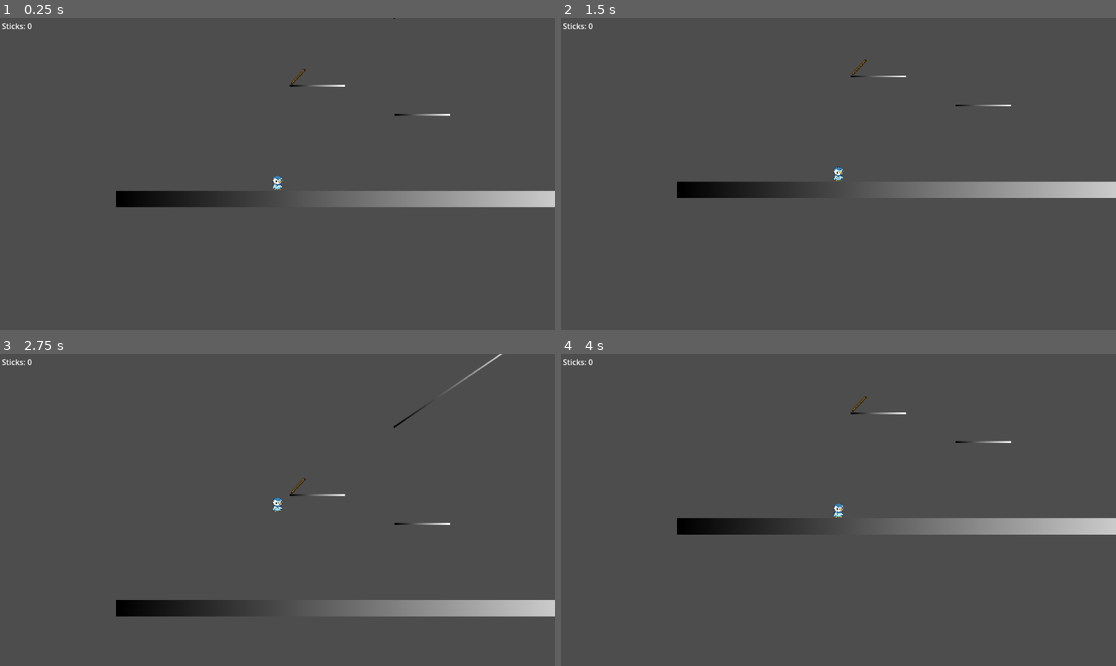
Above: before the commit, frames 1-4 (two rows, left to right).
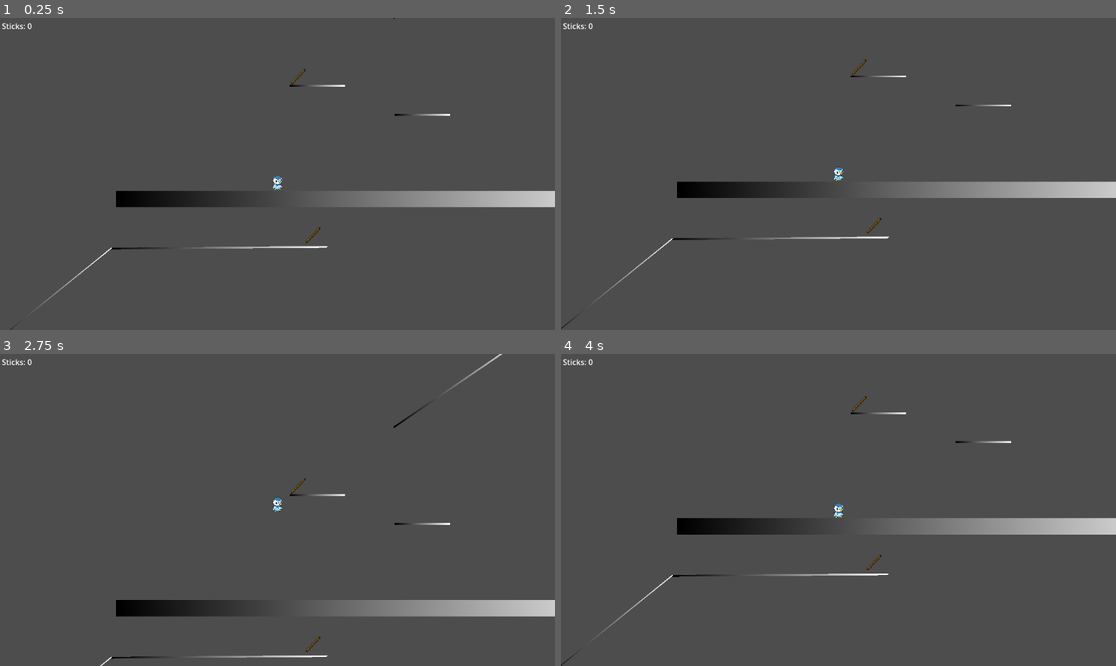
Above: after the commit, the same moments.

Repository: Hiweeeeee/ResourceGame
Game: Godot game, scene res://scenes/game.tscn
Same seed, same stepped clock (60 frames per second), same inputs: the game is played once before the commit and once after it.
Inputs:
- Up to frame 1 (0.25 s): no input
- Up to frame 2 (1.5 s): no input
- Up to frame 3 (2.75 s): tap Enter at 2 s
- Up to frame 4 (4 s): no input

The runs differ from the first frame. In frame 1, 0.3% of the frame differs, in the area x 1-60%, y 67-100%; in frame 2, 0.3%, in the area x 0-60%, y 64-100%; in frame 3, 0.2%; in frame 4, 0.3%.

Commit message:
I added a campfire but couldn't get the animation right

Diff:
--- /dev/null
+++ b/resourcegame/animated_sprite_2d.gd
@@ -0,0 +1,14 @@
+extends AnimatedSprite2D
+
+func _ready():
+	# Assuming the sprite's texture is already set and has a known height
+	# Adjust offset to move the pivot to the bottom
+	var sprite_height = texture.get_height()
+	offset.y = sprite_height / 2 # Or -sprite_height / 2 depending on desired behavior
+
+func _process(delta):
+	# Example: Scale based on a variable (e.g., player health)
+	# This assumes 'current_health' and 'max_health' are defined elsewhere
+	# var scale_factor = float(current_health) / max_health
+	# scale.y = scale_factor
+	pass
--- /dev/null
+++ b/resourcegame/scenes/campfire.tscn
@@ -0,0 +1,90 @@
+[gd_scene load_steps=13 format=3 uid="uid://ddafftncvtags"]
+
+[ext_resource type="Texture2D" uid="uid://bd0lq3ghwmxw7" path="res://sprites/campfires.jpg" id="1_54scn"]
+[ext_resource type="Script" uid="uid://7pw2dqumrcf3" path="res://animated_sprite_2d.gd" id="2_yfrnb"]
+
+[sub_resource type="AtlasTexture" id="AtlasTexture_8pk5p"]
+atlas = ExtResource("1_54scn")
+region = Rect2(119, 75, 200, 192)
+
+[sub_resource type="AtlasTexture" id="AtlasTexture_m6xh0"]
+atlas = ExtResource("1_54scn")
+region = Rect2(400, 75, 200, 192)
+
+[sub_resource type="AtlasTexture" id="AtlasTexture_1v5ef"]
+atlas = ExtResource("1_54scn")
+region = Rect2(678, 75, 200, 192)
+
+[sub_resource type="AtlasTexture" id="AtlasTexture_63vhv"]
+atlas = ExtResource("1_54scn")
+region = Rect2(119, 353, 200, 210)
+
+[sub_resource type="AtlasTexture" id="AtlasTexture_w2pjx"]
+atlas = ExtResource("1_54scn")
+region = Rect2(399, 354, 200, 210)
+
+[sub_resource type="AtlasTexture" id="AtlasTexture_te7ig"]
+atlas = ExtResource("1_54scn")
+region = Rect2(678, 282, 200, 280)
+
+[sub_resource type="AtlasTexture" id="AtlasTexture_0f1eb"]
+atlas = ExtResource("1_54scn")
+region = Rect2(120, 640, 200, 277)
+
+[sub_resource type="AtlasTexture" id="AtlasTexture_sbayf"]
+atlas = ExtResource("1_54scn")
+region = Rect2(399, 640, 200, 277)
+
+[sub_resource type="AtlasTexture" id="AtlasTexture_73d8c"]
+atlas = ExtResource("1_54scn")
+region = Rect2(678, 635, 200, 280)
+
+[sub_resource type="SpriteFrames" id="SpriteFrames_tdo0i"]
+animations = [{
+"frames": [{
+"duration": 1.0,
+"texture": SubResource("AtlasTexture_8pk5p")
+}, {
+"duration": 1.0,
+"texture": SubResource("AtlasTexture_m6xh0")
+}, {
+"duration": 1.0,
+"texture": SubResource("AtlasTexture_1v5ef")
+}, {
+"duration": 1.0,
+"texture": SubResource("AtlasTexture_63vhv")
+}, {
+"duration": 1.0,
+"texture": SubResource("AtlasTexture_w2pjx")
+}, {
+"duration": 1.0,
+"texture": SubResource("AtlasTexture_te7ig")
+}, {
+"duration": 1.0,
+"texture": SubResource("AtlasTexture_0f1eb")
+}, {
+"duration": 1.0,
+"texture": SubResource("AtlasTexture_sbayf")
+}, {
+"duration": 1.0,
+"texture": SubResource("AtlasTexture_73d8c")
+}],
+"loop": false,
+"name": &"default",
+"speed": 5.0
+}]
+
+[node name="Campfire" type="Node2D"]
+
+[node name="Sprite2D" type="Sprite2D" parent="."]
+visible = false
+texture = ExtResource("1_54scn")
+
+[node name="AnimatedSprite2D" type="AnimatedSprite2D" parent="."]
+position = Vector2(478, 427)
+sprite_frames = SubResource("SpriteFrames_tdo0i")
+frame = 8
+frame_progress = 1.0
+centered = false
+offset = Vector2(-99, -280)
+script = ExtResource("2_yfrnb")
--- a/resourcegame/scenes/game.tscn
+++ b/resourcegame/scenes/game.tscn
@@ -36,11 +36,36 @@
 position = Vector2(1005.2, 58.1)
 scale = Vector2(0.25, 0.1)
 
+[node name="TestStage6" parent="." instance=ExtResource("2_yqjtg")]
+position = Vector2(214, 729)
+rotation = -0.00729023
+scale = Vector2(0.391714, 0.170908)
+skew = 0.869401
+
+[node name="TestStage7" parent="." instance=ExtResource("2_yqjtg")]
+position = Vector2(-139, 835)
+rotation = -0.679728
+scale = Vector2(0.292425, 0.0722181)
+skew = -0.550359
+
+[node name="TestStage8" parent="." instance=ExtResource("2_yqjtg")]
+position = Vector2(1153, -209.6)
+rotation = -0.462512
+scale = Vector2(0.5, 0.2)
+skew = -0.892688
+
+[node name="TestStage9" parent="." instance=ExtResource("2_yqjtg")]
+position = Vector2(1694.95, -337)
+scale = Vector2(0.5, 0.1)
+
 [node name="stick" parent="." instance=ExtResource("3_lbhrr")]
 position = Vector2(1009, 591)
 
 [node name="stick2" parent="." instance=ExtResource("3_lbhrr")]
 position = Vector2(379, 374)
+
+[node name="stick4" parent="." instance=ExtResource("3_lbhrr")]
+position = Vector2(410, 703)
 
 [node name="stick3" parent="." instance=ExtResource("3_lbhrr")]
 position = Vector2(1112, 31)
Not shown, added: resourcegame/animated_sprite_2d.gd.uid
Binary file added: resourcegame/sprites/campfires.jpg
Not shown, added: resourcegame/sprites/campfires.jpg.import
